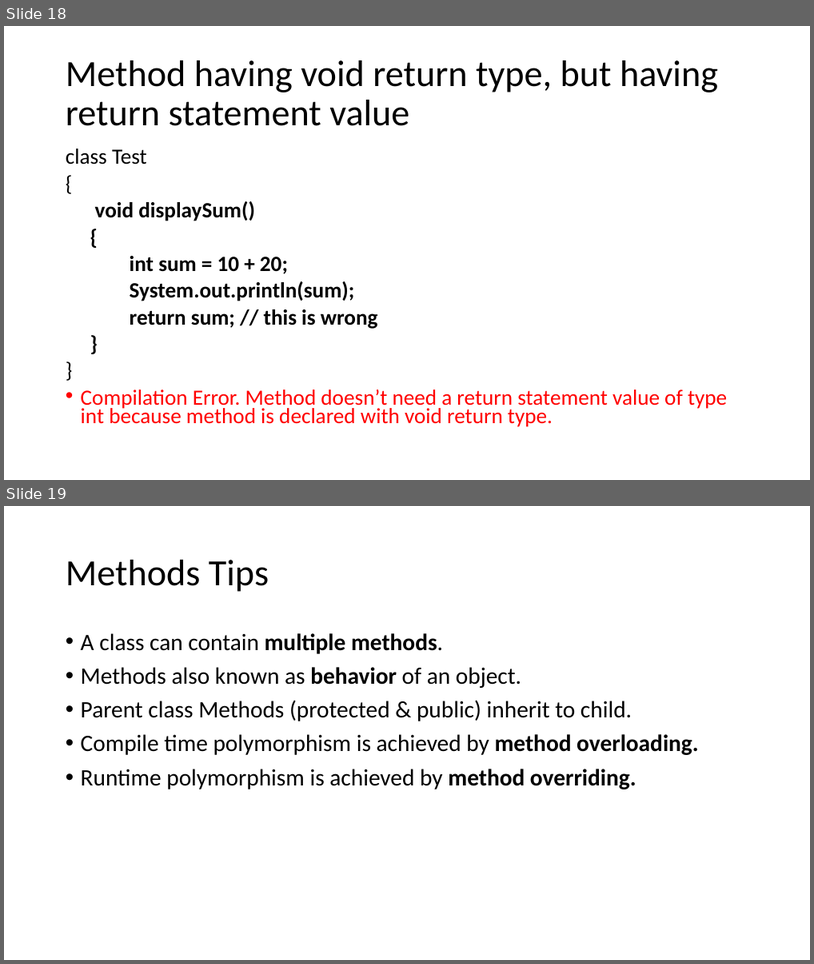
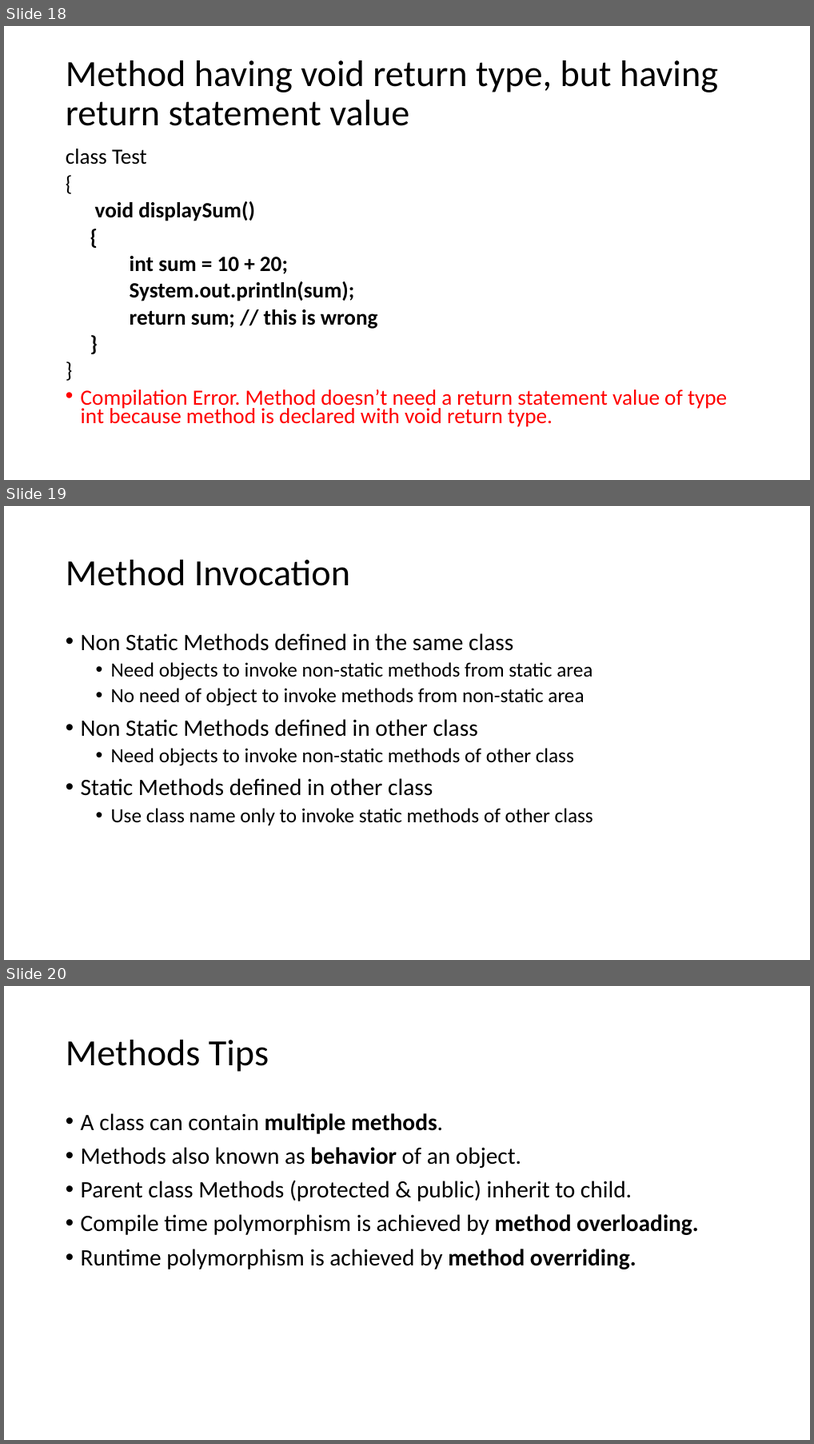
Before and after one commit to umaa-java-sept-2020/documents, a slide deck: methods.pptx. Shown one above the other, each under a label of ours: slides 18 and 19 before the commit, slides 18, 19 and 20 after it. The pictures are 814x964 and 814x1444 pixels, drawn with LibreOffice and Linux fonts; fonts in the diff are those of the drawing. Boxes give left, top, right and bottom in pixels: in the first picture for what was removed or moved away, otherwise in the second. Text is boxed around its words. In the diff, an @@ line names an element or a change of style, - is before the commit and + after.

```diff
--- a/methods.pptx
+++ b/methods.pptx
@@ slide 19 added at (4,506,810,960), background #FFFFFF @@
@@ title added at (66,560,350,586), 44 pt, text #000000 @@
+Method Invocation
@@ text added at (81,633,594,825), 24 pt, text #000000 @@
+• Non Static Methods defined in the same class
+  • Need objects to invoke non-static methods from static area
+  • No need of object to invoke methods from non-static area
+• Non Static Methods defined in other class
+  • Need objects to invoke non-static methods of other class
+• Static Methods defined in other class
+  • Use class name only to invoke static methods of other class
@@ what was slide 19 is now slide 20 @@
```
Also in this commit, not shown: 1 other file.
